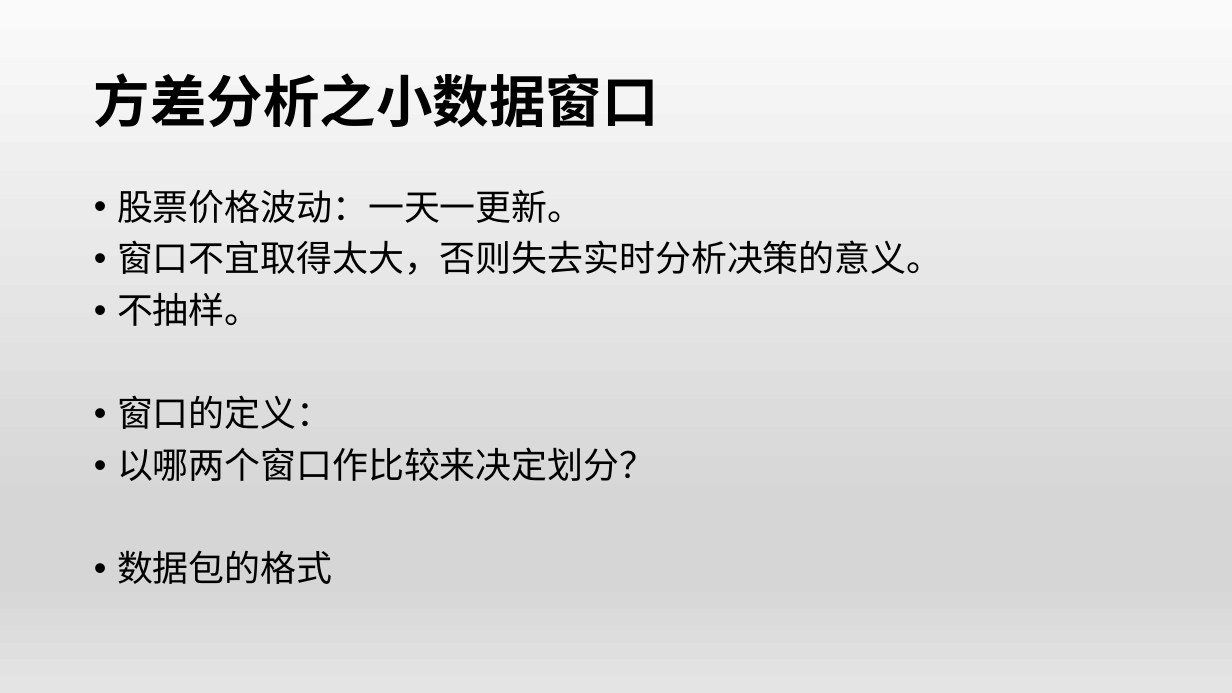
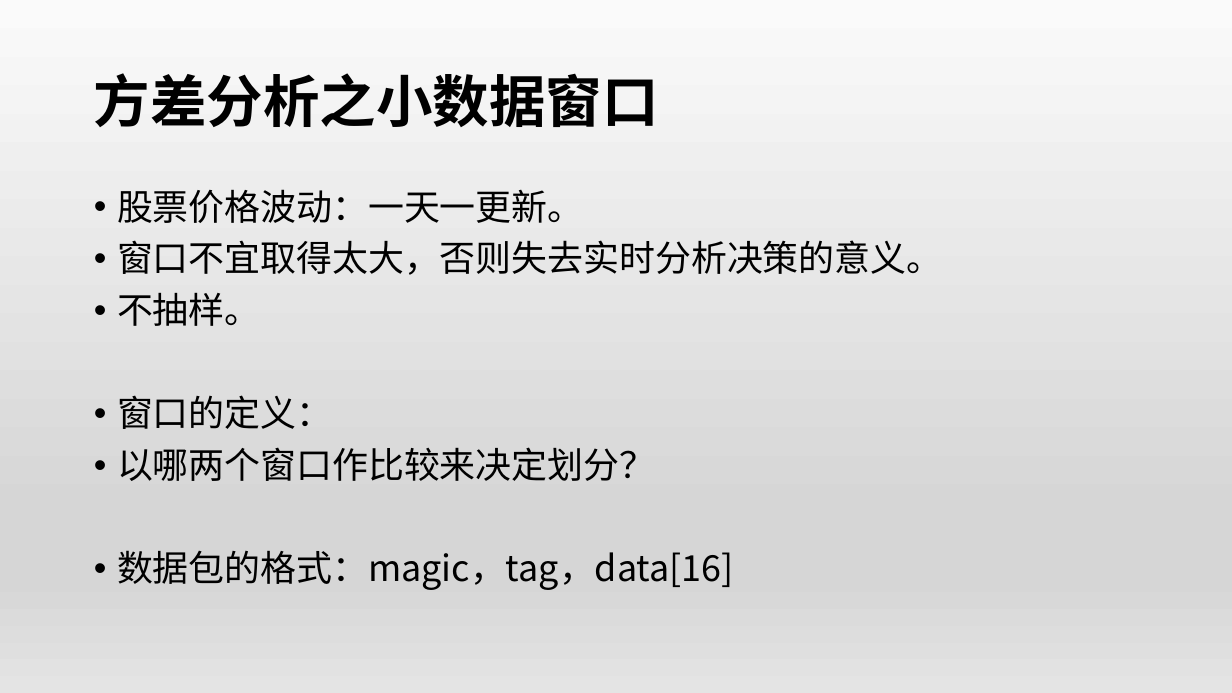
Before and after one commit to OSH-2019/x-monthly-subscription, a slide deck: slide 11 of docs/conclusion.pptx. Drawn at 1232x693 pixels with LibreOffice and Linux fonts; fonts in the diff are those of the drawing. Boxes give left, top, right and bottom in pixels: in the first picture for what was removed or moved away, otherwise in the second. Text is boxed around its words. In the diff, an @@ line names an element or a change of style, - is before the commit and + after.

```diff
--- a/docs/conclusion.pptx
+++ b/docs/conclusion.pptx
@@ text at (x1=117, y1=550, x2=734, y2=590): text changed @@
-• 数据包的格式
+• 数据包的格式：magic，tag，data[16]
```
Also in this commit, not shown: 5 other slides changed, 30 slides added.
